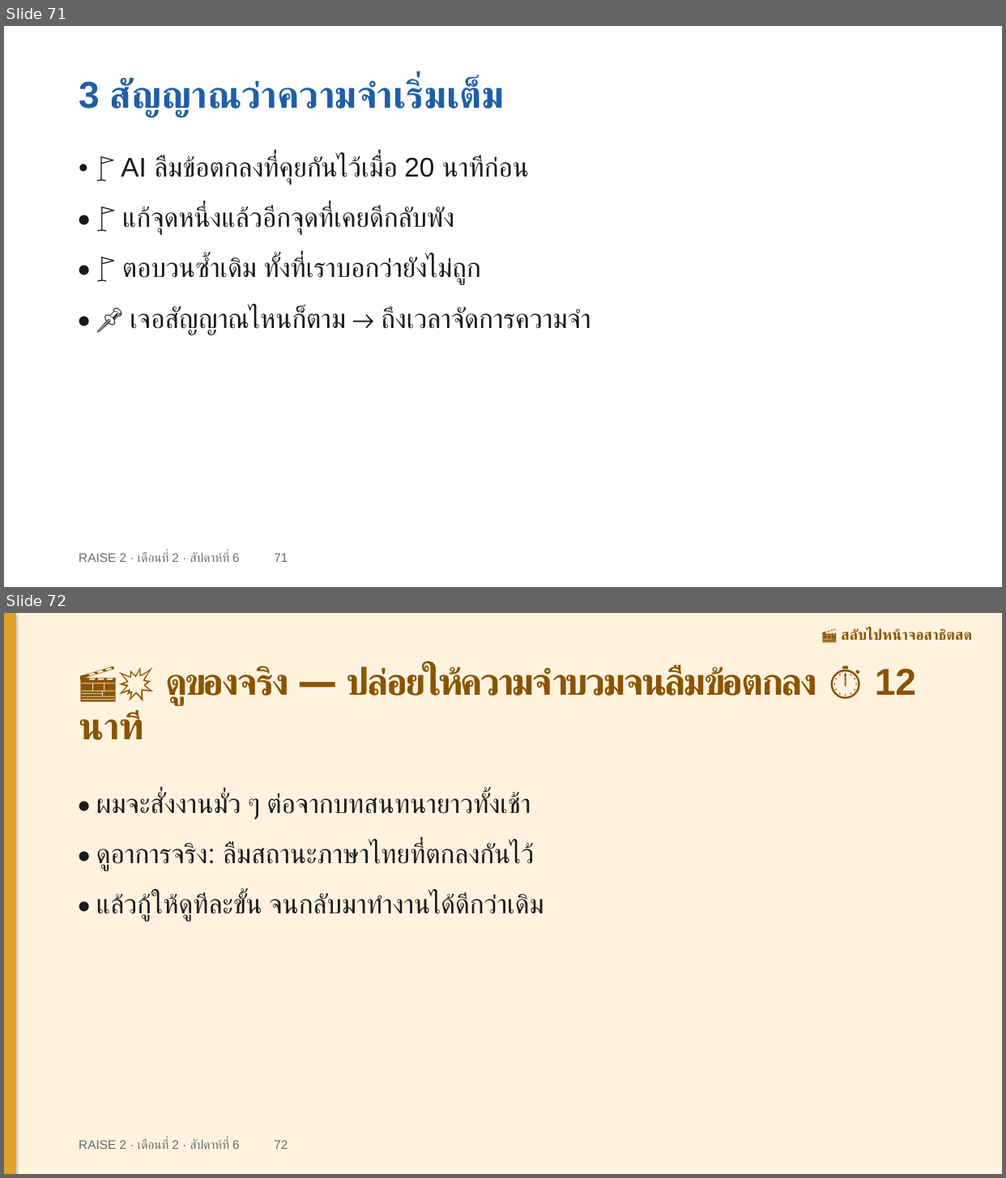
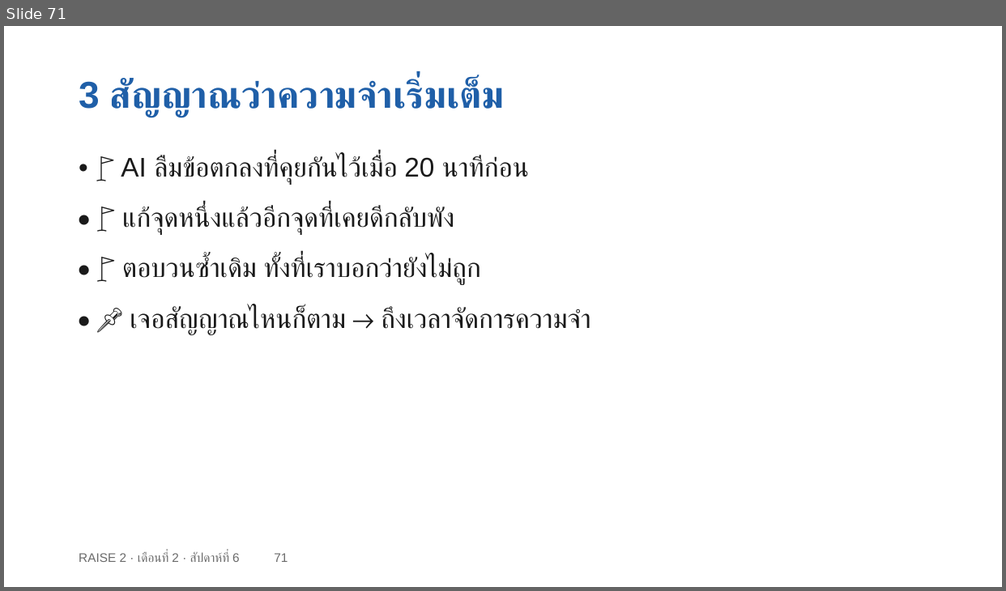
Before and after one commit to cnacha-mfu/raise2-module2, a slide deck: materials/week6/w6-slides.pptx. Shown one above the other, each under a label of ours: slides 71 and 72 before the commit, slide 71 after it. The pictures are 1006x1178 and 1006x591 pixels, drawn with LibreOffice and Linux fonts; fonts in the diff are those of the drawing. Boxes give left, top, right and bottom in pixels: in the first picture for what was removed or moved away, otherwise in the second. Text is boxed around its words. In the diff, an @@ line names an element or a change of style, - is before the commit and + after.

```diff
--- a/materials/week6/w6-slides.pptx
+++ b/materials/week6/w6-slides.pptx
@@ slide 72 removed at box(4, 613, 1002, 1174), background #FFFFFF @@
@@ rectangle removed at box(4, 613, 1002, 1174) @@
@@ rectangle removed at box(4, 613, 16, 1174) @@
@@ text removed at box(841, 628, 972, 641) @@
-🎬 สลับไปหน้าจอสาธิตสด
@@ text removed at box(79, 666, 916, 740) @@
-🎬💥 ดูของจริง — ปล่อยให้ความจำบวมจนลืมข้อตกลง ⏱ 12 นาที
@@ text removed at box(96, 793, 531, 820) @@
-• ผมจะสั่งงานมั่ว ๆ ต่อจากบทสนทนายาวทั้งเช้า
@@ text removed at box(96, 843, 535, 871) @@
-• ดูอาการจริง: ลืมสถานะภาษาไทยที่ตกลงกันไว้
@@ text removed at box(96, 893, 543, 922) @@
-• แล้วกู้ให้ดูทีละขั้น จนกลับมาทำงานได้ดีกว่าเดิม
@@ text removed at box(79, 1139, 288, 1149) @@
-RAISE 2 · เดือนที่ 2 · สัปดาห์ที่ 6 72
```
Also in this commit, not shown: 7 slides changed, 1 slide added, 4 other files.
